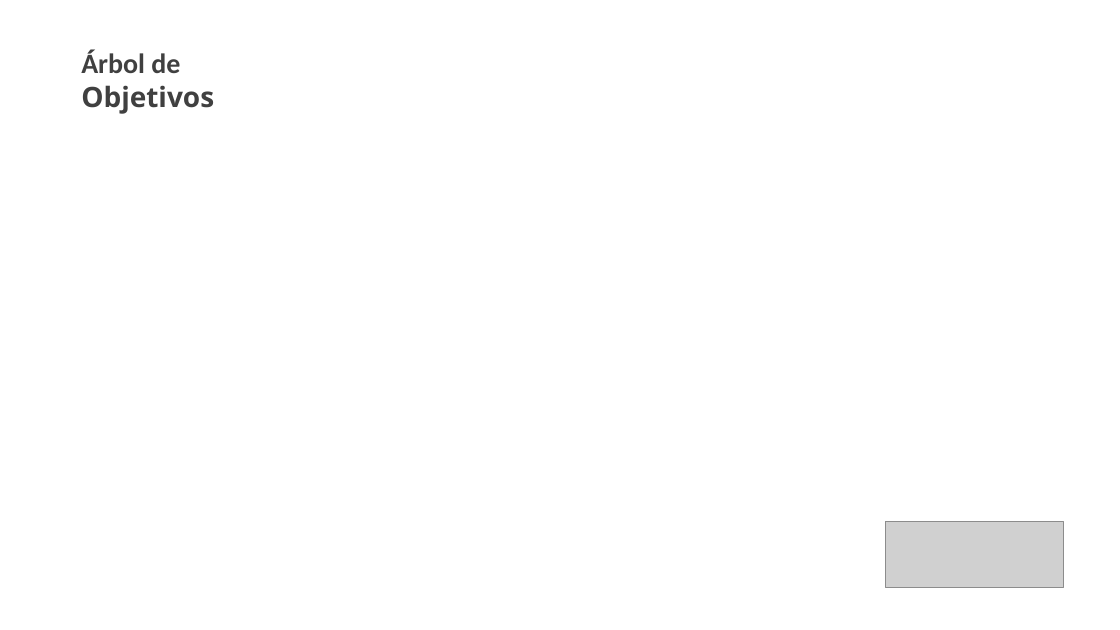
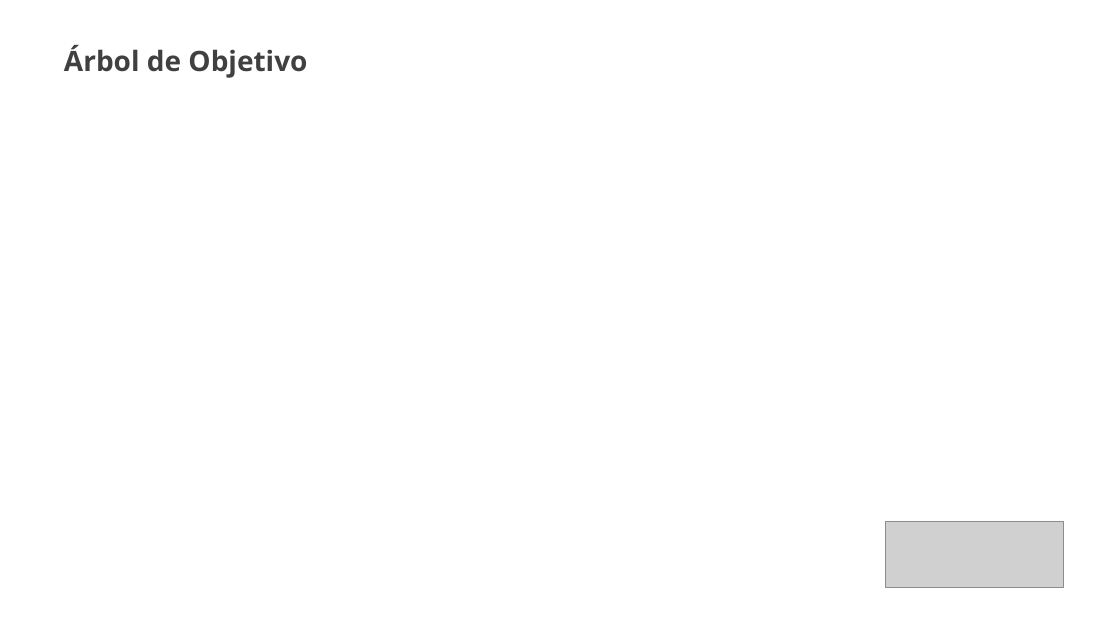
Before and after one commit to SebastianPacheco05/Reservify, a slide deck: slide 7 of docs/docs/files/GC-F-004FormatoPlantillaPresentacionPowerPointInteractiva.pptx. Drawn at 1120x630 pixels with LibreOffice and Linux fonts; fonts in the diff are those of the drawing; grey boxes stand for pictures; background and template pictures are left out. Boxes give left, top, right and bottom in pixels: in the first picture for what was removed or moved away, otherwise in the second. Text is boxed around its words. In the diff, an @@ line names an element or a change of style, - is before the commit and + after.

```diff
--- a/docs/docs/files/GC-F-004FormatoPlantillaPresentacionPowerPointInteractiva.pptx
+++ b/docs/docs/files/GC-F-004FormatoPlantillaPresentacionPowerPointInteractiva.pptx
@@ text at (64,45,307,78): text changed @@
-Árbol de Objetivos
+Árbol de Objetivo
```
Also in this commit, not shown: 16 other slides changed, 4 slides added, 1 slide removed, 5 other files.
